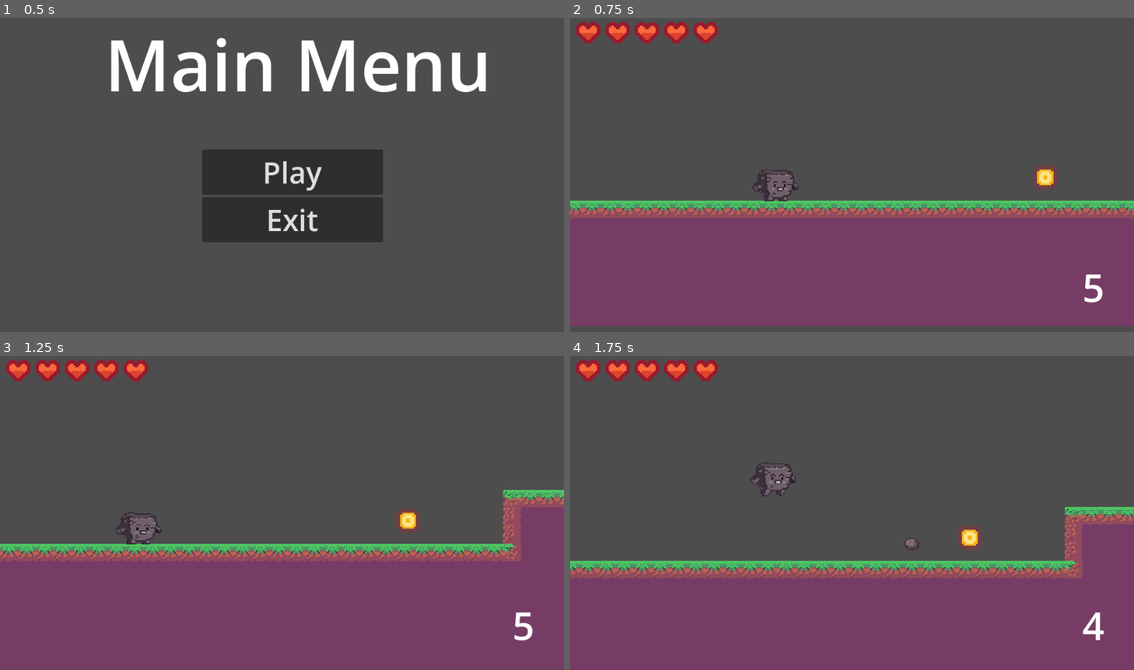
Above: before the commit, frames 1-4 (two rows, left to right).
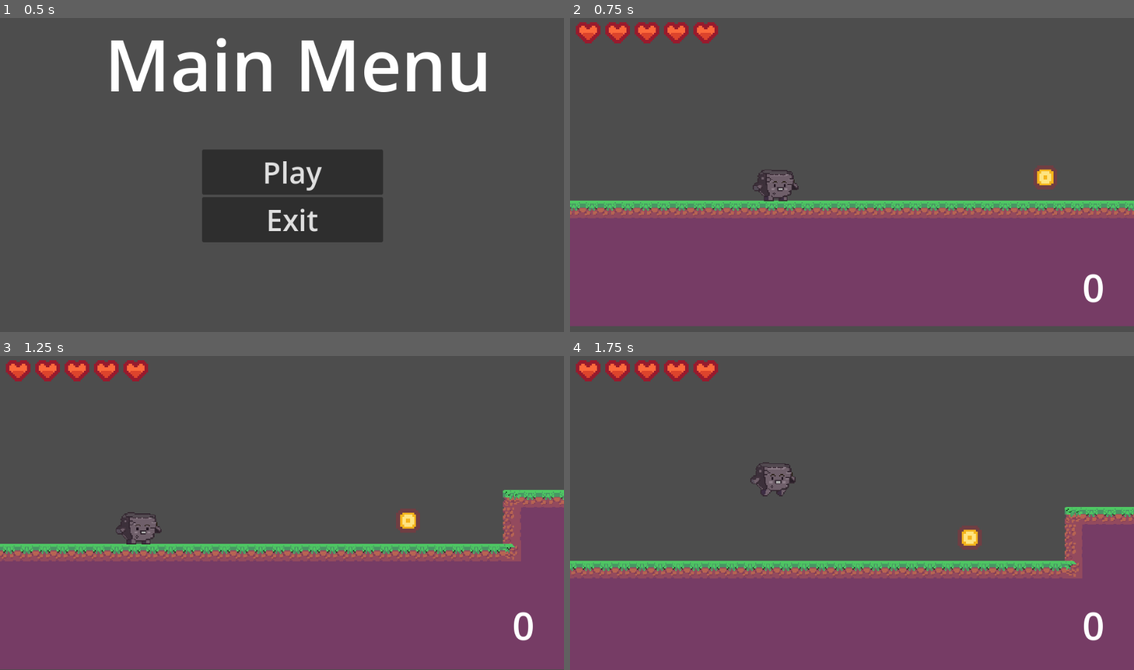
Above: after the commit, the same moments.

Repository: AdriSabadell/Plataformas2D_AdrianMartinez
Game: Godot game, scene res://Scenes/Levels/MainMenu.tscn
Same seed, same stepped clock (60 frames per second), same inputs: the game is played once before the commit and once after it.
Inputs (mouse positions are in pixels of both pictures, inside the frame that each line leads up to):
- Up to frame 1 (0.5 s): no input
- Up to frame 2 (0.75 s): click "Play" at 0.5 s
- Up to frame 3 (1.25 s): no input
- Up to frame 4 (1.75 s): tap Enter (ui_accept) at 1.25 s; move the mouse to (976, 497) at 1.27 s; hold D (Move_Right) from 1.28 s (still down); click (976, 497) at 1.35 s; tap Space (Jump) at 1.52 s

Frame 1 is identical in both runs. In frame 2, 0.1% of the frame differs, in the area x 91-95%, y 81-91%; in frame 3, 0.1%; in frame 4, 0.2%, in the area x 59-95%, y 57-91%.

Commit message:
Enemy Shoot
-Disparo Enemigo
Disparo Jugador

Diff:
--- a/Scenes/Bullet.tscn
+++ b/Scenes/Bullet.tscn
@@ -18,3 +18,4 @@
 
 [connection signal="area_entered" from="." to="." method="_on_area_entered"]
 [connection signal="body_entered" from="." to="." method="_on_body_entered"]
+[connection signal="body_entered" from="." to="." method="_on_enemy_entered"]
--- a/Scenes/BulletEnemy.tscn
+++ b/Scenes/BulletEnemy.tscn
@@ -1,11 +1,13 @@
-[gd_scene load_steps=3 format=3 uid="uid://br8mbiqeskj14"]
+[gd_scene load_steps=4 format=3 uid="uid://br8mbiqeskj14"]
 
+[ext_resource type="Script" path="res://Scripts/BulletEnemy.gd" id="1_yb7vq"]
 [ext_resource type="Texture2D" uid="uid://cf5efc2r3t5fh" path="res://Sprite/Player/Roca.png" id="2_50t6j"]
 
 [sub_resource type="CircleShape2D" id="CircleShape2D_mtg74"]
 radius = 7.0
 
-[node name="Bullet" type="Area2D" groups=["Bullet"]]
+[node name="Bullet" type="Area2D" groups=["BulletEnemy"]]
+script = ExtResource("1_yb7vq")
 
 [node name="Sprite2D" type="Sprite2D" parent="."]
 scale = Vector2(0.5, 0.5)
--- a/Scenes/Enemy2Shoot.tscn
+++ b/Scenes/Enemy2Shoot.tscn
@@ -1,47 +1,11 @@
-[gd_scene load_steps=10 format=3 uid="uid://c035f2hdgtlwb"]
+[gd_scene load_steps=5 format=3 uid="uid://c035f2hdgtlwb"]
 
 [ext_resource type="Script" path="res://Scripts/Enemy2Shoot.gd" id="1_lnoer"]
-[ext_resource type="Texture2D" uid="uid://b4ev6lhlcg14" path="res://Sprite/Enemy/ciclo andar enemigo.png" id="2_4p5jy"]
-
-[sub_resource type="AtlasTexture" id="AtlasTexture_qt4hq"]
-atlas = ExtResource("2_4p5jy")
-region = Rect2(65, 22, 52, 61)
-
-[sub_resource type="AtlasTexture" id="AtlasTexture_dbxgs"]
-atlas = ExtResource("2_4p5jy")
-region = Rect2(119, 22, 52, 61)
-
-[sub_resource type="AtlasTexture" id="AtlasTexture_6hur4"]
-atlas = ExtResource("2_4p5jy")
-region = Rect2(173, 22, 52, 61)
-
-[sub_resource type="AtlasTexture" id="AtlasTexture_x1fh0"]
-atlas = ExtResource("2_4p5jy")
-region = Rect2(227, 22, 52, 61)
-
-[sub_resource type="SpriteFrames" id="SpriteFrames_ckpok"]
-animations = [{
-"frames": [{
-"duration": 1.0,
-"texture": SubResource("AtlasTexture_qt4hq")
-}, {
-"duration": 1.0,
-"texture": SubResource("AtlasTexture_dbxgs")
-}, {
-"duration": 1.0,
-"texture": SubResource("AtlasTexture_6hur4")
-}, {
-"duration": 1.0,
-"texture": SubResource("AtlasTexture_x1fh0")
-}],
-"loop": true,
-"name": &"Walk",
-"speed": 6.0
-}]
+[ext_resource type="Texture2D" uid="uid://dbieufo5jw4ea" path="res://Sprite/Enemy/enemigo 2.png" id="2_n0syi"]
 
 [sub_resource type="CapsuleShape2D" id="CapsuleShape2D_xi2hd"]
-radius = 24.0
-height = 62.0
+radius = 16.0
+height = 32.0
 
 [sub_resource type="RectangleShape2D" id="RectangleShape2D_08op6"]
 size = Vector2(263, 228)
@@ -49,14 +13,17 @@
 [node name="Enemy" type="Area2D"]
 script = ExtResource("1_lnoer")
 
-[node name="AnimatedSprite2D" type="AnimatedSprite2D" parent="."]
-sprite_frames = SubResource("SpriteFrames_ckpok")
-animation = &"Walk"
-frame = 2
-frame_progress = 0.00259541
+[node name="Sprite2D" type="Sprite2D" parent="."]
+position = Vector2(-3, -2)
+scale = Vector2(0.71, 0.71)
+texture = ExtResource("2_n0syi")
+flip_h = true
 
-[node name="CollisionShape2D" type="CollisionShape2D" parent="." groups=["Enemy"]]
+[node name="CollisionShape2D" type="CollisionShape2D" parent="."]
 shape = SubResource("CapsuleShape2D_xi2hd")
+
+[node name="Marker2D" type="Marker2D" parent="."]
+position = Vector2(-15, 0)
 
 [node name="Area de vision" type="CollisionShape2D" parent="." groups=["Vision"]]
 position = Vector2(-159, -5)
--- a/Scenes/main.tscn
+++ b/Scenes/main.tscn
@@ -123,4 +123,4 @@
 position = Vector2(1339, -56)
 
 [node name="Enemy3" parent="." instance=ExtResource("8_nnmnx")]
-position = Vector2(881, -17)
+position = Vector2(873, 3)
--- a/Scenes/player.tscn
+++ b/Scenes/player.tscn
@@ -154,7 +154,7 @@
 offset_right = 912.0
 offset_bottom = 509.0
 theme_override_font_sizes/font_size = 66
-text = "5"
+text = "0"
 
 [node name="MenuPausa" type="Control" parent="CanvasLayer"]
 visible = false
--- a/Scripts/Bullet.gd
+++ b/Scripts/Bullet.gd
@@ -1,12 +1,12 @@
 extends Area2D
 
-var velocidad = 450
+var velocidad : int
 
 func _ready():
 	pass
 
 func _process(delta):
-	position.x += velocidad * delta
+	global_position.x += velocidad * delta
 
 func _on_area_entered(area):
 	if area.is_in_group("Enemy"):
--- /dev/null
+++ b/Scripts/BulletEnemy.gd
@@ -0,0 +1,12 @@
+extends Area2D
+
+var velocity = -450
+
+func _process(delta):
+	global_position.x += velocity * delta
+
+func _on_body_entered(body):
+	if body.is_in_group("Player"):
+		body.loseLife(position.x)
+		print("Golpe")
+		queue_free()
--- a/Scripts/Enemy2Shoot.gd
+++ b/Scripts/Enemy2Shoot.gd
@@ -15,20 +15,23 @@
 	if body.is_in_group("Player"): # Verifica si el cuerpo es el jugador
 		jugador_en_area_vision = true
 		start_shooting()
+		print("EntraJugador")
 
 
 func _on_body_exited(body):
 	if body.is_in_group("Player"): # Verifica si el cuerpo es el jugador
 		jugador_en_area_vision = false
+		print("JugadorSale")
 
 # Función para iniciar el disparo si el jugador está en el área de visión
 func start_shooting():
 	if jugador_en_area_vision:
 		set_process(true)
+		print("Llamada")
 
 # Función que se llama en cada frame
 func _process(delta):
-	if tiempo_ultimo_disparo >= tiempo_entre_disparos:
+	if jugador_en_area_vision and tiempo_ultimo_disparo >= tiempo_entre_disparos:
 		shoot()
 		tiempo_ultimo_disparo = 0.0
 	else:
@@ -36,7 +39,9 @@
 
 # Función para realizar el disparo
 func shoot():
-	"""var nueva_bala = bala.instantiate()
-	nueva_bala.global_position = global_position # Posición de la bala igual a la del enemigo
-	get_parent().add_child(nueva_bala) # Añade la bala como hijo del nodo padre del enemigo"""
+	var nueva_bala = bala.instantiate()
+	var marker_position = $Marker2D.global_position
+	nueva_bala.position = marker_position
+	#nueva_bala.global_position = global_position # Posición de la bala igual a la del enemigo
+	get_parent().add_child(nueva_bala) # Añade la bala como hijo del nodo padre del enemigo
 	print("Disparo Enemigo")
--- a/Scripts/player.gd
+++ b/Scripts/player.gd
@@ -5,6 +5,7 @@
 const ACCELERATION = 10.0
 
 var lifes = 5
+#var velocidadBullet = 450
 
 @onready var anim = $AnimatedSprite2D
 
@@ -17,7 +18,7 @@
 @onready var score_text : Label = get_node("CanvasLayer/Balas")
 
 # Declaración de la variable num_bullets en el alcance de la clase
-var num_bullets = 5
+var num_bullets = 0
 
 # Get the gravity from the project settings to be synced with RigidBody nodes.
 var gravity = ProjectSettings.get_setting("physics/2d/default_gravity")
@@ -40,17 +41,17 @@
 	var input_strength = Input.get_action_strength("Move_Right") - Input.get_action_strength("Move_Left")
 	velocity.x = lerp(velocity.x, input_strength * SPEED, ACCELERATION * delta)
 	move_and_slide()
-	print(input_strength)
+	#print(input_strength)
 	if is_on_floor():
 		if input_strength == 0:
-			print("Quieto")
+			#print("Quieto")
 			anim.play("Idle")
 		if input_strength == -1:
-			print("Izquierda")
+			#print("Izquierda")
 			anim.play("Run")
 			anim.scale.x = -1
 		if input_strength == 1:
-			print("Derecha")
+			#print("Derecha")
 			anim.play("Run")
 			anim.scale.x = 1
 	if not is_on_floor():
@@ -60,14 +61,18 @@
 		game_over()
 #Disparar
 func shoot():
-		var bullet = bullet_scene.instantiate()
-		var marker_position = $AnimatedSprite2D/Marker2D.global_position
-		bullet.position = marker_position
-		get_parent().add_child(bullet)
-		# Disminuir el número de balas
-		num_bullets -= 1
-		# Actualizar el texto de la etiqueta
-		score_text.text = str(num_bullets)
+	var bullet = bullet_scene.instantiate()
+	var marker_position = $AnimatedSprite2D/Marker2D.global_position
+	bullet.position = marker_position
+	get_parent().add_child(bullet)
+	# Disminuir el número de balas
+	num_bullets -= 1
+	# Actualizar el texto de la etiqueta
+	score_text.text = str(num_bullets)
+	if anim.scale.x == 1 :
+		bullet.velocidad = 450
+	if anim.scale.x == -1:
+		bullet.velocidad =-450
 
 
 #Vidas
@@ -115,7 +120,7 @@
 	#get_tree().paused = false
 
 func _on_exit_pressed():
-		get_tree().change_scene_to_file("res://Scenes/MainMenu.tscn")
+		get_tree().change_scene_to_file("res://Scenes/Levels/MainMenu.tscn")
 
 func _on_restart_pressed():
 		get_tree().call_deferred("reload_current_scene")
Binary file added: Sprite/Enemy/enemigo 2.png
Not shown, added: Sprite/Enemy/enemigo 2.png.import
